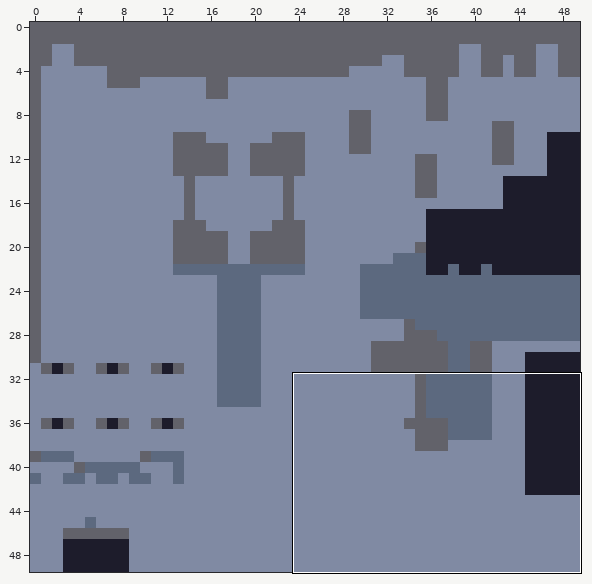
An edit to a level. Tiled map, Assets/maps/map1.tmx. The picture above shows the old version from afar; the outline marks the close-up.
Close-up. Earlier state:
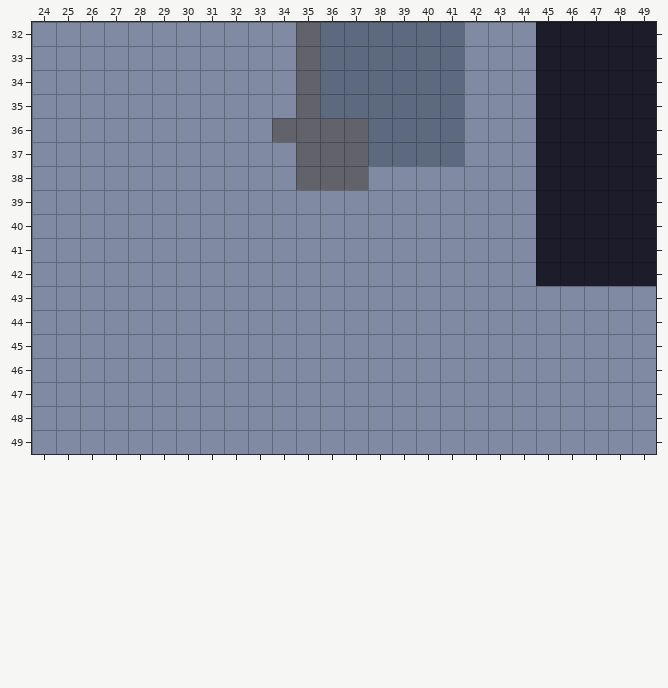
Cells are 16x16 px. Shown: x 24..49, y 32..49. The commit also changed other parts of the map, which this record leaves out.
Once edited:
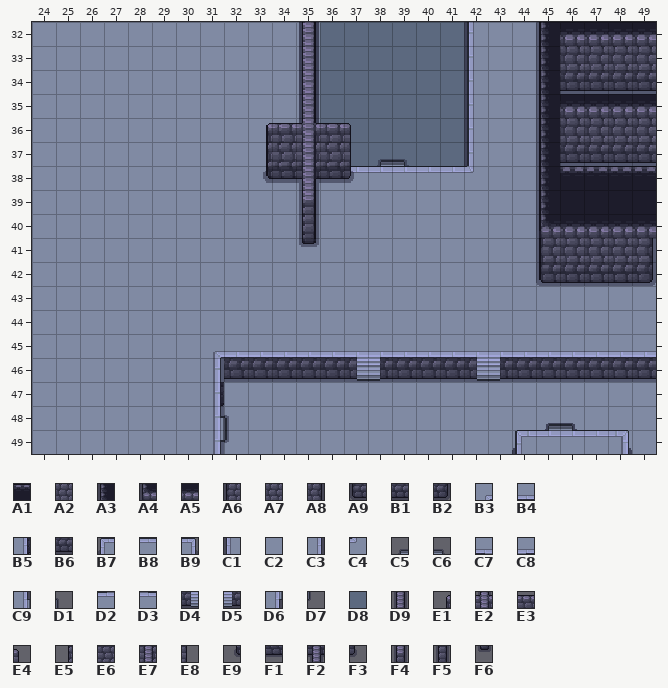
Key: from "walls_floor": A1 19, A2 30, A3 35, A4 52, A5 53, A6 69, A7 70, A8 71, A9 86, B1 87, B2 88, B3 111, B4 112, B5 114, B6 115, B7 120, B8 121, B9 122, C1 137, C2 138, C3 139, C4 160, C5 178, C6 179, C7 180, C8 181, C9 182, D1 183, D2 195, D3 196, D4 197, D5 198, D6 199, D7 200, D8 250, D9 291, E1 306, E2 308, E3 309, E4 310, E5 323, E6 324, E7 325, E8 327, E9 340, F1 341, F2 342, F3 344, F4 359, F5 376, F6 393.
__ is an empty cell.
Tiles of an added or newly shown layer are drawn over the layers below it.
Edits made:
Changed rows in their new state; .. is an unchanged cell.
Layer "floor" (now shown):
first column x 31:
32 .. .. .. .. C2 .. .. .. .. .. .. C1 .. .. C2 .. .. .. ..
33 .. .. .. .. C2 .. .. .. .. .. .. C1 .. .. C2 .. .. .. ..
34 .. .. .. .. C2 .. .. .. .. .. .. C1 .. .. C2 C2 C2 C2 C2
35 .. .. .. .. C2 .. .. .. .. .. .. C1 .. .. C2 .. .. .. ..
36 .. .. C2 C2 C2 D8 D8 .. .. .. .. C1 .. .. C2 .. .. .. ..
37 .. .. C2 .. .. .. D8 C5 C6 .. .. C1 .. .. C2 C2 C2 C2 C2
38 .. .. C2 C2 C2 .. .. .. .. .. .. .. .. .. C2 .. .. .. ..
39 .. .. .. .. C2 .. .. .. .. .. .. .. .. .. C2 .. .. .. ..
40 .. .. .. .. C2 .. .. .. .. .. .. .. .. .. C2 .. .. .. ..
41 .. .. .. .. C2 .. .. .. .. .. .. .. .. .. C2 .. .. .. C2
42 .. .. .. .. .. .. .. .. .. .. .. .. .. .. C2 C2 C2 C2 C2
45 B3 B4 B4 B4 B4 B4 C7 C8 B4 B4 B4 C7 C8 B4 B4 B4 B4 .. ..
46 C3 B6 B6 B6 B6 B6 D4 D5 B6 B6 B6 D4 D5 B6 B6 B6 B6 .. ..
47 B5 .. .. .. .. .. .. .. .. .. .. .. .. .. .. .. .. .. ..
48 C9 D1 .. .. .. .. .. .. .. .. .. .. .. .. C5 C6 .. .. ..
49 D6 D7 .. .. .. .. .. .. .. .. .. .. .. B7 .. .. .. B9 ..
Layer "block" (now shown):
first column x 35:
32 D9 .. .. .. .. .. .. .. .. .. A3 A5 A5 A5 A5
33 D9 .. .. .. .. .. .. .. .. .. A3 A2 A2 A2 A2
34 D9 .. .. .. .. .. .. .. .. .. A3 B6 B6 B6 B6
35 D9 .. .. .. .. .. .. .. .. .. A3 A5 A5 A5 A5
36 F4 .. .. .. .. .. .. .. .. .. A3 A2 A2 A2 A2
37 .. .. .. .. .. .. .. .. .. .. A3 B6 B6 B6 B6
38 F6 B8 B8 .. .. .. .. .. .. .. A3 A1 A1 A1 A1
39 .. .. .. .. .. .. .. .. .. .. A3 .. .. .. ..
40 .. .. .. .. .. .. .. .. .. .. A4 A5 A5 A5 A5
41 .. .. .. .. .. .. .. .. .. .. A6 A7 A7 A7 A8
42 .. .. .. .. .. .. .. .. .. .. A9 B1 B1 B1 B2
Layer "Walls" (now shown):
first column x 33:
32 .. .. D9 .. .. .. .. .. .. C1
33 .. .. D9 .. .. .. .. .. .. C1
34 .. .. D9 .. .. .. .. .. .. C1
35 .. .. D9 .. .. .. .. .. .. C1
36 E1 E3 E2 E3 E4 .. .. .. .. C1
37 E5 E6 E7 E6 E8 .. .. .. .. C1
38 E9 F1 F2 F1 F3 B8 B8 B8 B8 C4
39 .. .. F4 .. .. .. .. .. .. ..
40 .. .. F5 .. .. .. .. .. .. ..
41 .. .. F6 .. .. .. .. .. .. ..
first column x 44:
45 .. .. .. .. B4 B4
46 .. .. .. .. B6 B6
48 .. C5 C6 .. .. ..
49 B7 D2 D3 B8 B9 ..
